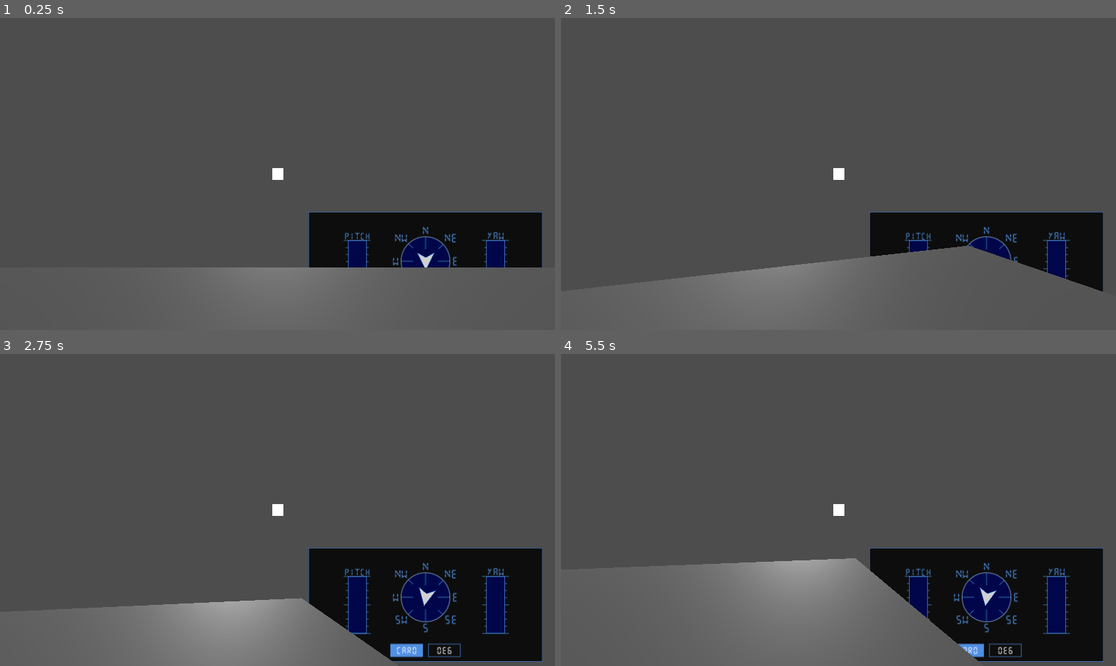
Above: before the commit, frames 1-4 (two rows, left to right).
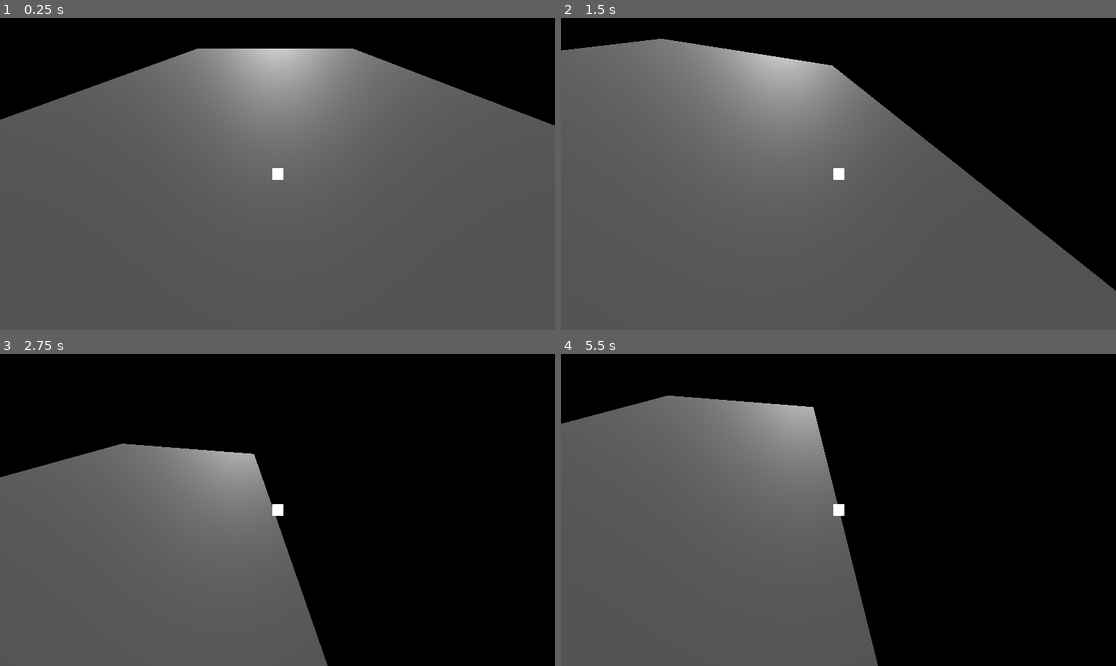
Above: after the commit, the same moments.

Repository: LitheFulminare/Abyssal-Cleaner
Game: Godot game, scene res://Test scene.tscn
The game is run twice, just before and just after one commit, with the same random seed, the same clock (stepped at 60 frames per second) and the same inputs.
Inputs (mouse positions are in pixels of both pictures, inside the frame that each line leads up to):
- Up to frame 1 (0.25 s): no input
- Up to frame 2 (1.5 s): tap Enter at 0.5 s; move the mouse to (960, 158) at 0.52 s; hold D (Right) 0.53-1.28 s; move the mouse to (727, 189) at 1.27 s; hold S (Backwards) from 1.28 s (still down)
- Up to frame 3 (2.75 s): move the mouse to (333, 441) at 2.02 s; release S (Backwards) at 2.03 s; hold D (Right) from 2.03 s (still down)
- Up to frame 4 (5.5 s): move the mouse to (810, 572) at 2.77 s; release D (Right) at 2.78 s; hold W (Forward) 2.78-3.53 s; move the mouse to (1005, 556) at 3.52 s; hold A (Left) 3.53-5.03 s; move the mouse to (672, 463) at 4.27 s; move the mouse to (866, 510) at 5.02 s; hold S (Backwards) from 5.03 s (still down)

The runs differ from the first frame. In frame 1, 41% of the frame differs, in the area x 0-100%, y 0-91%; in frame 2, 52%; in frame 3, 68%, in the area x 0-100%, y 0-100%; in frame 4, 61%.

Commit message:
movement improved
submarine now rolls freely, there's no easy way to unroll

Diff:
--- a/abyssal-cleaner-3d/Test scene.tscn
+++ b/abyssal-cleaner-3d/Test scene.tscn
@@ -8,8 +8,28 @@
 transform = Transform3D(1, 0, 0, 0, 0.7967514, 0.60430706, 0, -0.60430706, 0.7967514, 0, 2.2909765, 0)
 
 [node name="CSGBox3D" type="CSGBox3D" parent="." unique_id=958655420]
-transform = Transform3D(1, 0, 0, 0, 0.2675199, 0, 0, 0, 1, 0.040863037, -0.00043445826, -0.011779785)
-size = Vector3(16.035706, 1, 9.362183)
+transform = Transform3D(1, 0, 0, 0, 0.2675199, 0, 0, 0, 1, -0.36842346, -0.00043445826, -9.127777)
+size = Vector3(16.854279, 1, 27.594177)
+
+[node name="CSGBox3D4" type="CSGBox3D" parent="." unique_id=1165261268]
+transform = Transform3D(1, 0, 0, 0, 0.2675199, 0, 0, 0, 1, -16.442942, 5.2115235, -9.127777)
+size = Vector3(16.854279, 1, 27.594177)
+
+[node name="CSGBox3D2" type="CSGBox3D" parent="." unique_id=154946446]
+transform = Transform3D(1, 0, 0, 0, 0.2675199, 0, 0, 0, 1, -8.154354, 2.6461494, -9.127777)
+size = Vector3(1.2824173, 20.786072, 27.594177)
+
+[node name="CSGBox3D3" type="CSGBox3D" parent="." unique_id=892338321]
+transform = Transform3D(1, 0, 0, 0, 0.2675199, 0, 0, 0, 1, 7.7386456, 24.599995, -9.127777)
+size = Vector3(1.2824173, 184.91476, 27.594177)
+
+[node name="CSGBox3D5" type="CSGBox3D" parent="." unique_id=384244783]
+transform = Transform3D(-4.3711385e-08, 0, -0.99999994, 0, 0.26751986, 0, 0.99999994, 0, -4.3711385e-08, -5.976103, 24.599995, -23.075314)
+size = Vector3(1.2824173, 184.91476, 27.594177)
+
+[node name="CSGBox3D6" type="CSGBox3D" parent="." unique_id=1451384032]
+transform = Transform3D(-4.3711385e-08, 0, -0.99999994, 0, 0.26751986, 0, 0.99999994, 0, -4.3711385e-08, -5.976103, 24.599995, 4.9246864)
+size = Vector3(1.2824173, 184.91476, 27.594177)
 
 [node name="DirectionalLight3D" type="DirectionalLight3D" parent="." unique_id=1984013795]
 transform = Transform3D(1, 0, 0, 0, -0.96057564, 0.27801886, 0, -0.27801886, -0.96057564, 0, 0.77537215, 0)
--- a/abyssal-cleaner-3d/submarine_movement.gd
+++ b/abyssal-cleaner-3d/submarine_movement.gd
@@ -20,8 +20,8 @@
 
 func _ready() -> void:
 	#center = DisplayServer.screen_get_size() # gets actual screen resolution
-	center = get_viewport().get_visible_rect().size
-	center = Vector2(center.x/2, center.y/2)
+	calculate_center()
+	get_tree().get_root().size_changed.connect(calculate_center)
 
 func _input(event: InputEvent) -> void:
 	if event is InputEventMouseMotion:
@@ -29,17 +29,17 @@
 		mouse_distance = get_viewport().get_mouse_position().distance_to(center)
 
 func _physics_process(delta):
-	var forward = -global_basis.y
+	var forward = -global_basis.z
 	orientationScreen.update_player_arrow(atan2(forward.x, forward.z))
 
 	# Rotation
-	yaw -= mouse_direction.x * delta * mouse_distance / 500.0
-	pitch -= mouse_direction.y * delta * mouse_distance / 500.0
+	var yaw_amount = -mouse_direction.x * delta * mouse_distance / 500.0
+	var pitch_amount = -mouse_direction.y * delta * mouse_distance / 500.0
 
-	var yaw_quat = Quaternion(Vector3.UP, yaw)
-	var pitch_quat = Quaternion(Vector3.RIGHT, pitch)
+	var yaw_quat = Quaternion(global_basis.y, yaw_amount)
+	var pitch_quat = Quaternion(global_basis.x, pitch_amount)
 
-	quaternion = yaw_quat * pitch_quat
+	quaternion = yaw_quat * pitch_quat * quaternion
 
 	# Causes gimbal lock
 	#rotation.y -= mouse_direction.x * delta * mouse_distance / 500
@@ -74,6 +74,10 @@
 
 	move_and_slide()
 
+func calculate_center() -> void:
+	center = get_viewport().get_visible_rect().size
+	center = Vector2(center.x/2, center.y/2)
+
 func _get_mouse_relative_position() -> void:
 	mouse_direction = get_viewport().get_mouse_position() - center
 	mouse_direction = mouse_direction.normalized()
